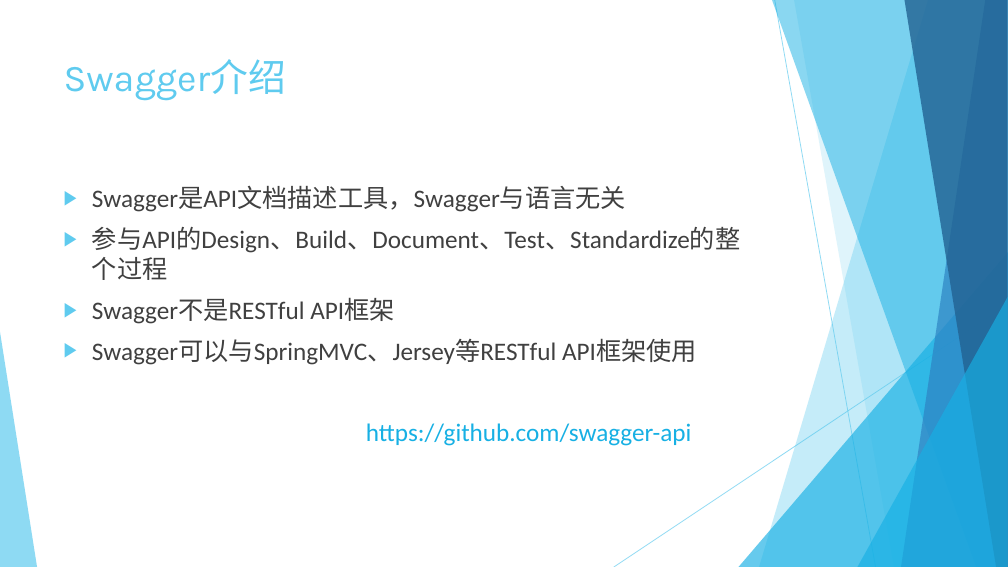
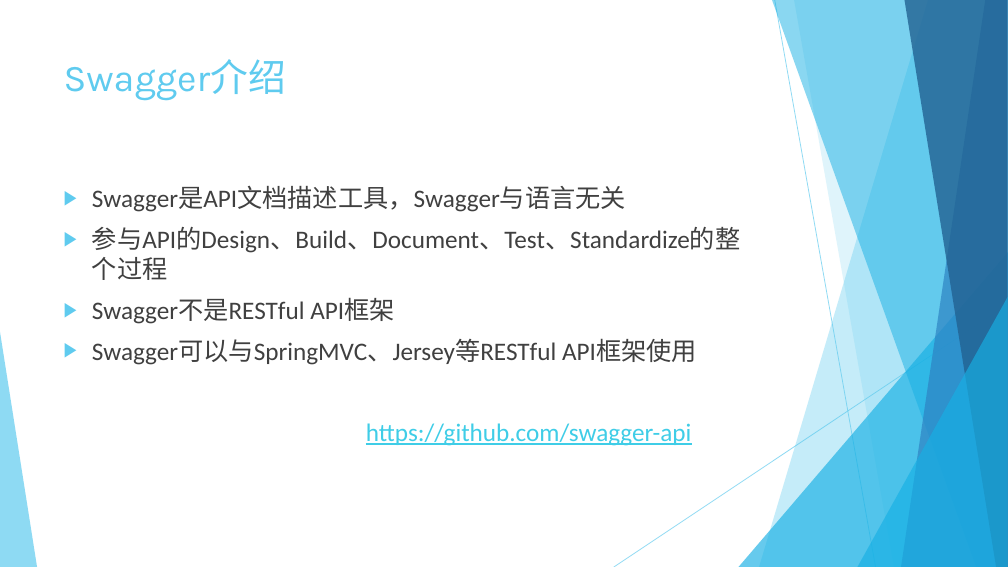
Before and after one commit to Crab2died/micro-boot, a slide deck: slide 18 of rest-api/RESTful.pptx. Drawn at 1008x567 pixels with LibreOffice and Linux fonts; fonts in the diff are those of the drawing. Boxes give left, top, right and bottom in pixels: in the first picture for what was removed or moved away, otherwise in the second. Text is boxed around its words. In the diff, an @@ line names an element or a change of style, - is before the commit and + after.

```diff
--- a/rest-api/RESTful.pptx
+++ b/rest-api/RESTful.pptx
@@ text at bbox=[366, 423, 692, 446]: text colour #17B0E4 to #3FCDE7, underline on in "https://github.com/swagger-api" @@
```
Also in this commit, not shown: 8 other slides changed.
